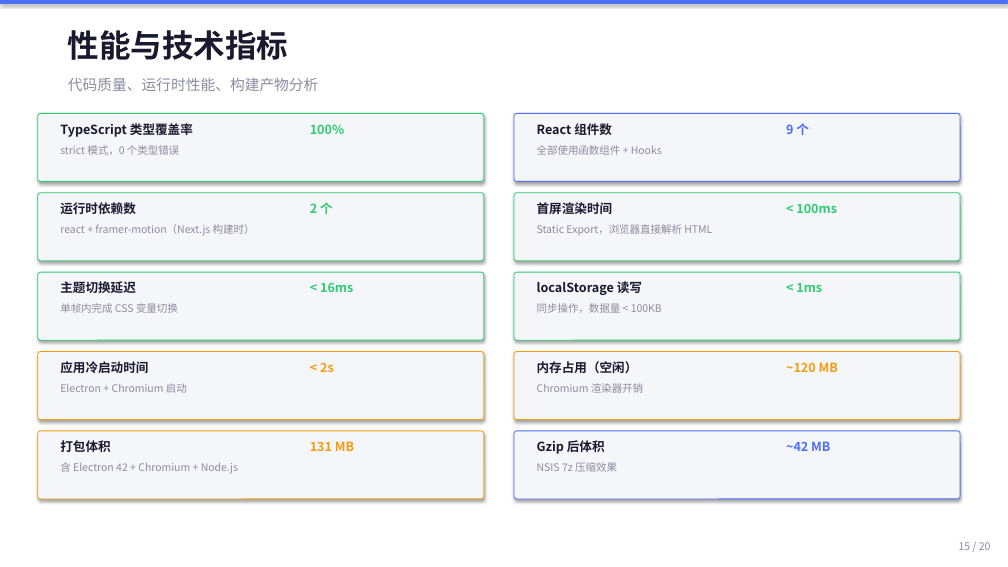
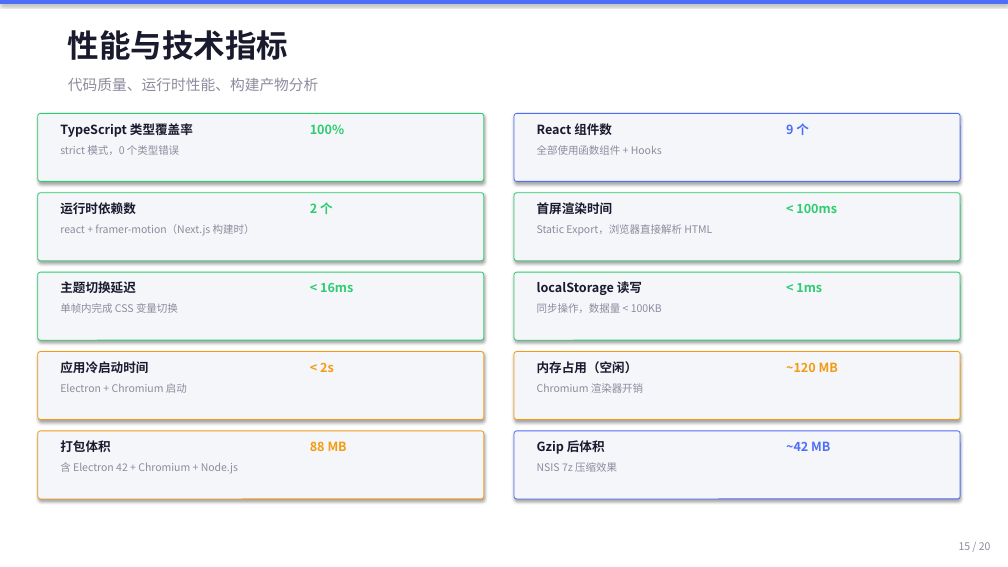
Before and after one commit to jackaaron01/ds_todo, a slide deck: slide 15 of ds_todo_presentation.pptx. Drawn at 1008x567 pixels with LibreOffice and Linux fonts; fonts in the diff are those of the drawing. Boxes give left, top, right and bottom in pixels: in the first picture for what was removed or moved away, otherwise in the second. Text is boxed around its words. In the diff, an @@ line names an element or a change of style, - is before the commit and + after.

```diff
--- a/ds_todo_presentation.pptx
+++ b/ds_todo_presentation.pptx
@@ text at (310,441,347,451): text changed @@
-131 MB
+88 MB
```
Also in this commit, not shown: 8 other slides changed, 18 other files.
